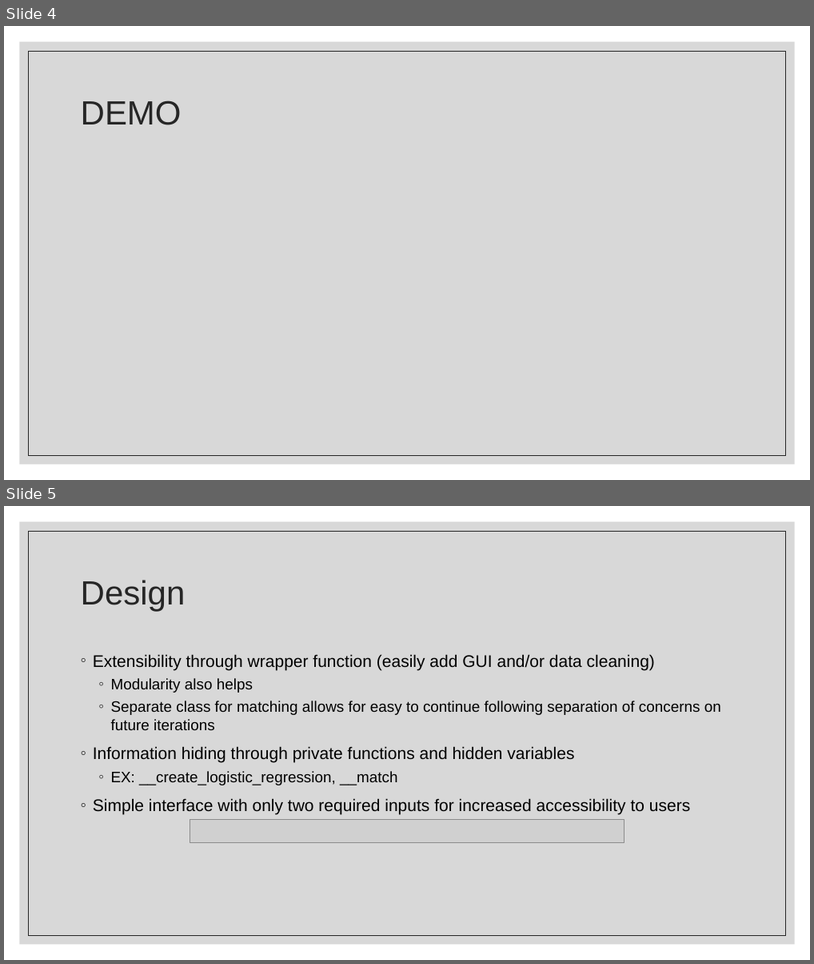
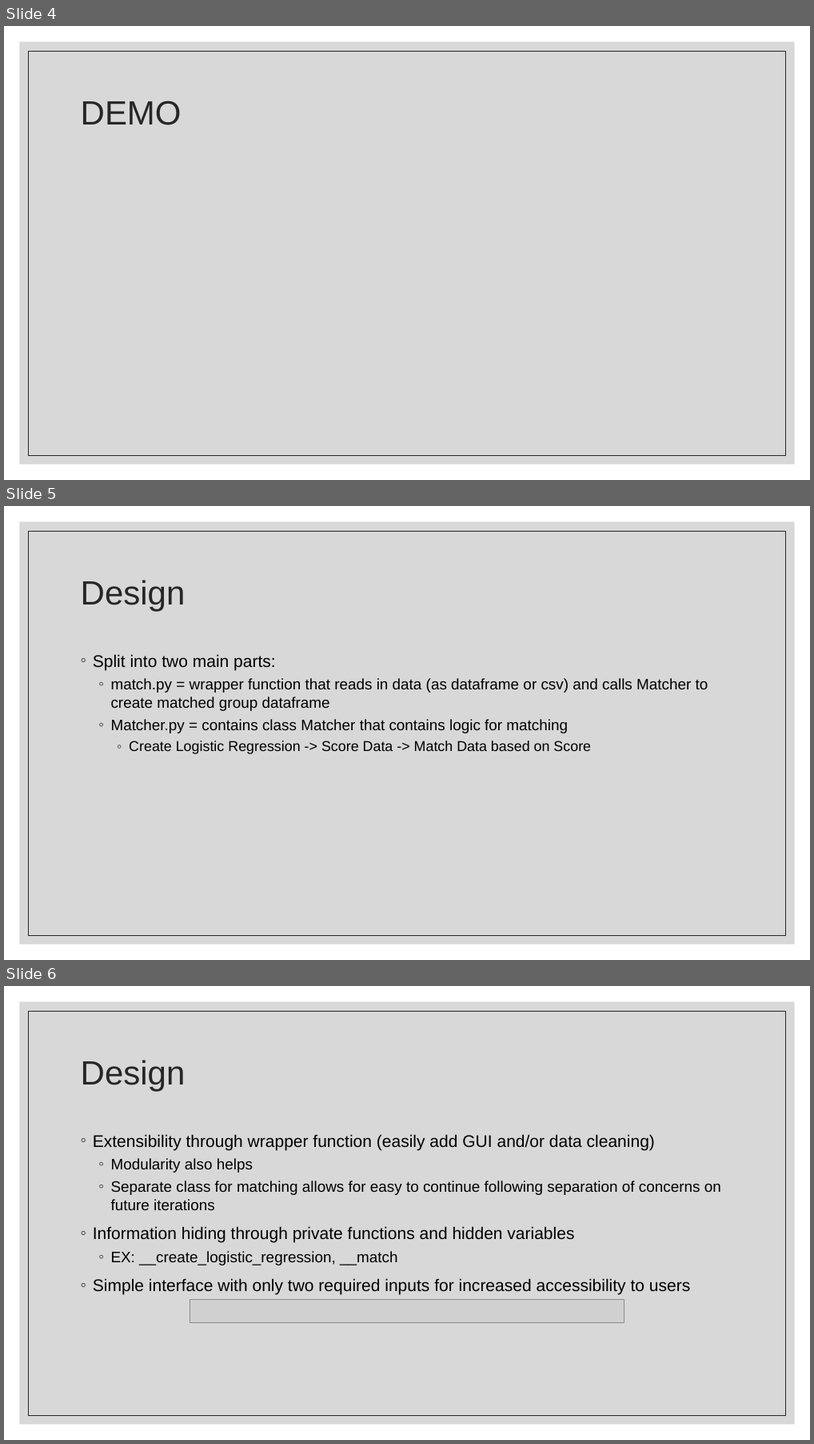
Before and after one commit to hunteryt17/DATA_511_Project, a slide deck: docs/Pypsm.pptx. Shown one above the other, each under a label of ours: slides 4 and 5 before the commit, slides 4, 5 and 6 after it. The pictures are 814x964 and 814x1444 pixels, drawn with LibreOffice and Linux fonts; fonts in the diff are those of the drawing; grey boxes stand for pictures. Boxes give left, top, right and bottom in pixels: in the first picture for what was removed or moved away, otherwise in the second. Text is boxed around its words. In the diff, an @@ line names an element or a change of style, - is before the commit and + after.

```diff
--- a/docs/Pypsm.pptx
+++ b/docs/Pypsm.pptx
@@ slide 5 added at <box>4,506,810,960</box>, background #FFFFFF; not listed: 2 template elements that a slide beside it also shows @@
@@ title added at <box>81,580,186,611</box>, 40 pt, text #262626 @@
+Design
@@ text added at <box>93,654,709,754</box>, 18 pt, text #000000 @@
+◦ Split into two main parts:
+  ◦ match.py = wrapper function that reads in data (as dataframe or csv) and calls Matcher to create matched group dataframe
+  ◦ Matcher.py = contains class Matcher that contains logic for matching
+    ◦ Create Logistic Regression -> Score Data -> Match Data based on Score
@@ what was slide 5 is now slide 6 @@
```
Also in this commit, not shown: 1 slide changed, 2 other slides added, 7 other files.
